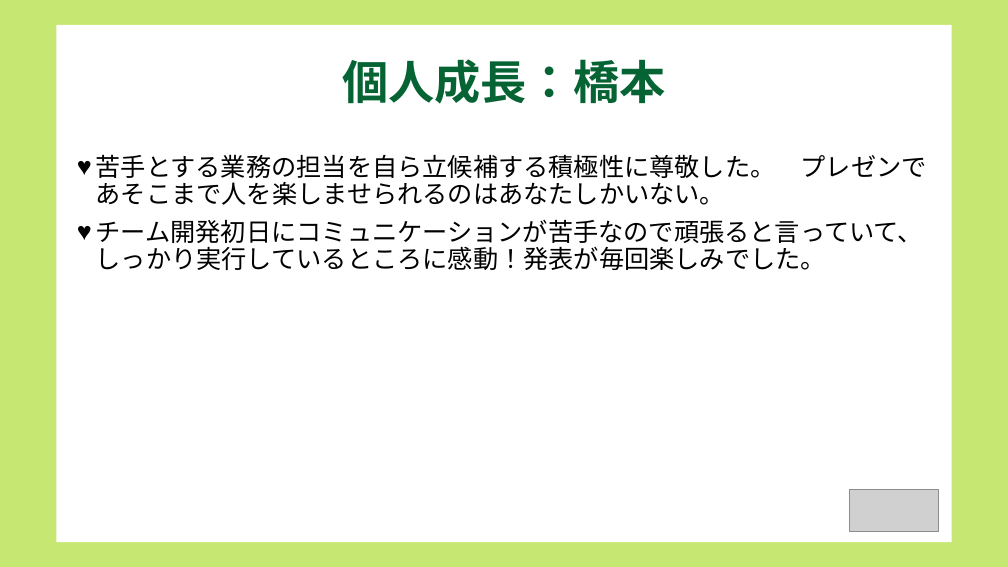
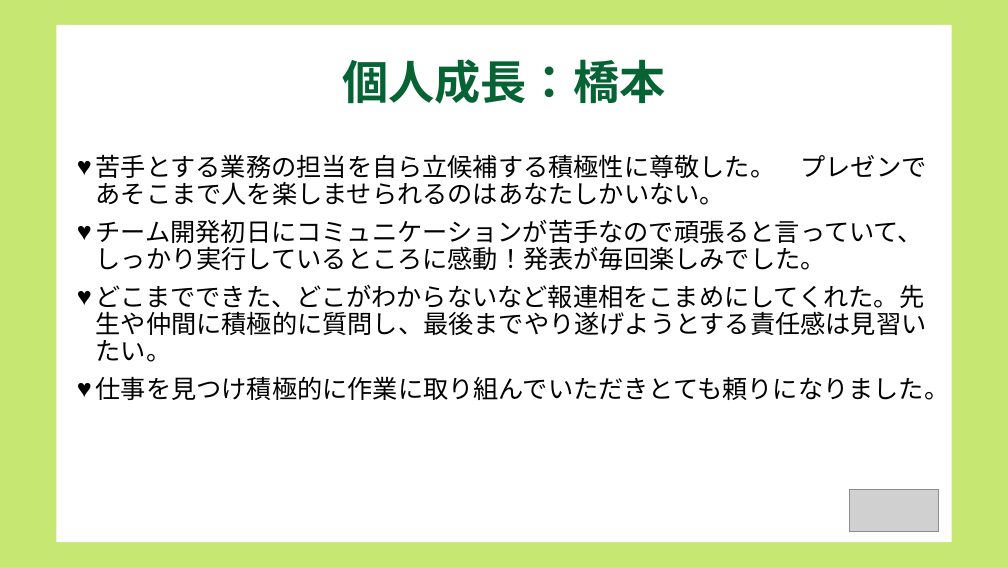
Before and after one commit to dojo2022/B-3, a slide deck: slide 16 of doc/B3炙りえんがわ_成果発表会資料.pptx. Drawn at 1008x567 pixels with LibreOffice and Linux fonts; fonts in the diff are those of the drawing; grey boxes stand for pictures. Boxes give left, top, right and bottom in pixels: in the first picture for what was removed or moved away, otherwise in the second. Text is boxed around its words. In the diff, an @@ line names an element or a change of style, - is before the commit and + after.

```diff
--- a/doc/B3炙りえんがわ_成果発表会資料.pptx
+++ b/doc/B3炙りえんがわ_成果発表会資料.pptx
@@ text at [96,284,950,400]: paragraphs added @@
+♥ どこまでできた、どこがわからないなど報連相をこまめにしてくれた。先生や仲間に積極的に質問し、最後までやり遂げようとする責任感は見習いたい。
+♥ 仕事を見つけ積極的に作業に取り組んでいただきとても頼りになりました。
```
Also in this commit, not shown: 5 other slides changed, 1 other file.
